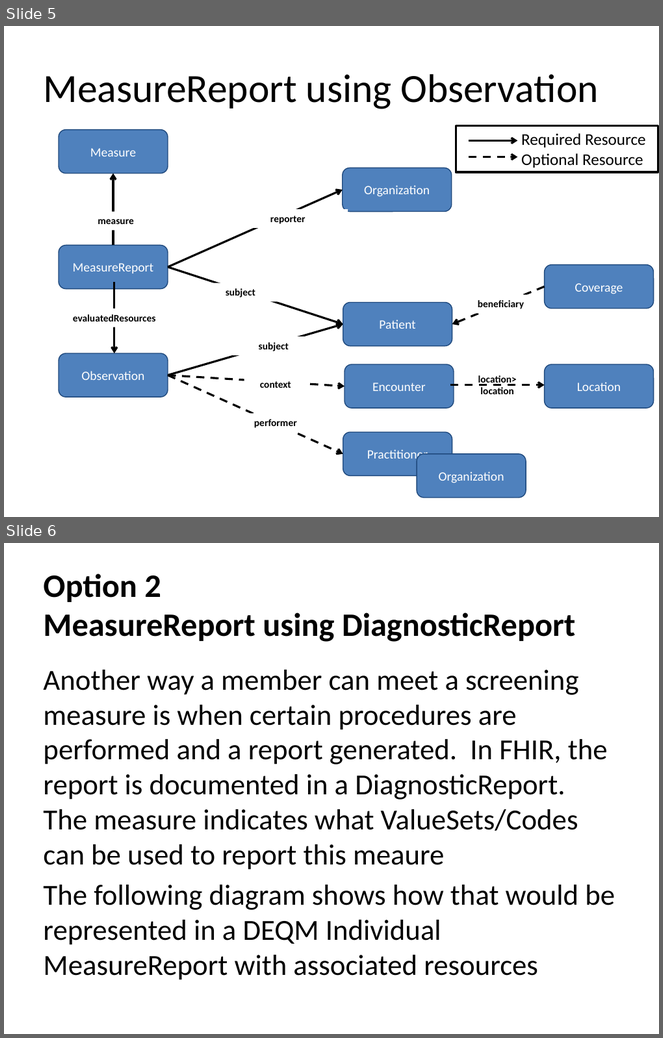
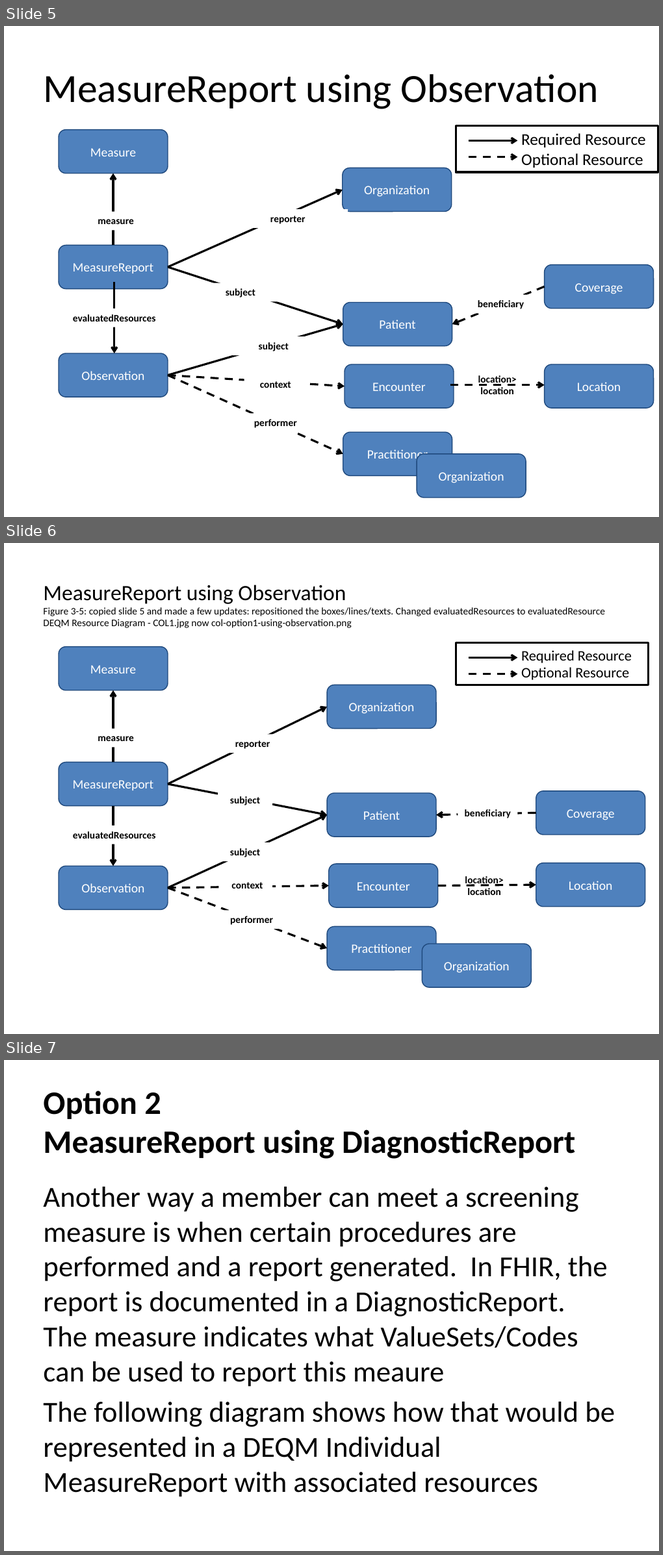
Before and after one commit to HL7/davinci-deqm, a slide deck: input/images/source/DEQM Resource Diagram - COL.pptx. Shown one above the other, each under a label of ours: slides 5 and 6 before the commit, slides 5, 6 and 7 after it. The pictures are 663x1038 and 663x1555 pixels, drawn with LibreOffice and Linux fonts; fonts in the diff are those of the drawing. Boxes give left, top, right and bottom in pixels: in the first picture for what was removed or moved away, otherwise in the second. Text is boxed around its words. In the diff, an @@ line names an element or a change of style, - is before the commit and + after.

Commit message:
updated COL and MRP resources diagrams to reposition and a few edits and for better resolution; also renamed those image files. updated mrp and col mark up file, minor formatting edit to gic page. minor edit to vte1.md to remove a strange symbol

```diff
--- a/input/images/source/DEQM Resource Diagram - COL.pptx
+++ b/input/images/source/DEQM Resource Diagram - COL.pptx
@@ slide 6 added at (4,543,659,1034), background #FFFFFF @@
@@ title added at (43,585,605,628), 11 pt, text #000000 @@
+MeasureReport using Observation
+Figure 3-5: copied slide 5 and made a few updates: repositioned the boxes/lines/texts. Changed evaluatedResources to evaluatedResource
+DEQM Resource Diagram - COL1.jpg now col-option1-using-observation.png
@@ rounded rectangle added at (59,646,168,691), fill #4F81BD, outline #1F497D 1 pt, 14 pt, text #FFFFFF @@
+Measure
@@ rectangle added at (456,643,648,685), outline #000000 2.25 pt, 16 pt, text #000000 @@
+Required Resource
+Optional Resource
@@ arrow added from (469, 657) to (518, 657), #000000 2.25 pt @@
@@ arrow added from (469, 674) to (518, 674), #000000 2.25 pt dashed @@
@@ arrow added from (113, 763) to (113, 691), #000000 2.25 pt @@
@@ rounded rectangle added at (327,685,436,729), fill #4F81BD, outline #1F497D 1 pt, 14 pt, text #FFFFFF @@
+Organization
@@ arrow added from (168, 784) to (327, 707), #000000 2.25 pt @@
@@ text added at (98,736,133,741), 11 pt, text #000000, bold @@
+measure
@@ text added at (235,741,270,749), 11 pt, text #000000, bold @@
+reporter
@@ rounded rectangle added at (59,763,168,806), fill #4F81BD, outline #1F497D 1 pt, 14 pt, text #FFFFFF @@
+MeasureReport
@@ arrow added from (168, 784) to (327, 815), #000000 2.25 pt @@
@@ rounded rectangle added at (327,793,436,837), fill #4F81BD, outline #1F497D 1 pt, 14 pt, text #FFFFFF @@
+Patient
@@ rounded rectangle added at (536,791,646,835), fill #4F81BD, outline #1F497D 1 pt, 14 pt, text #FFFFFF @@
+Coverage
@@ arrow added from (113, 806) to (113, 866), #000000 2.25 pt @@
@@ arrow added from (168, 888) to (327, 815), #000000 2.25 pt @@
@@ text added at (230,797,260,806), 11 pt, text #000000, bold @@
+subject
@@ arrow added from (536, 813) to (436, 815), #000000 2.25 pt dashed @@
@@ text added at (465,809,511,819), 11 pt, text #000000, bold @@
+beneficiary
@@ text added at (73,832,156,839), 11 pt, text #000000, bold @@
+evaluatedResources
@@ text added at (230,849,260,858), 11 pt, text #000000, bold @@
+subject
@@ rounded rectangle added at (59,866,168,910), fill #4F81BD, outline #1F497D 1 pt, 14 pt, text #FFFFFF @@
+Observation
@@ rounded rectangle added at (329,864,438,908), fill #4F81BD, outline #1F497D 1 pt, 14 pt, text #FFFFFF @@
+Encounter
@@ rounded rectangle added at (536,863,646,907), fill #4F81BD, outline #1F497D 1 pt, 14 pt, text #FFFFFF @@
+Location
@@ arrow added from (168, 888) to (329, 886), #000000 2.25 pt dashed @@
@@ arrow added from (168, 888) to (327, 949), #000000 2.25 pt dashed @@
@@ text added at (232,882,263,889), 11 pt, text #000000, bold @@
+context
@@ arrow added from (438, 886) to (536, 885), #000000 2.25 pt dashed @@
@@ text added at (465,876,503,895), 11 pt, text #000000, bold @@
+location>
+location
@@ text added at (230,916,273,925), 11 pt, text #000000, bold @@
+performer
@@ rounded rectangle added at (327,927,436,971), fill #4F81BD, outline #1F497D 1 pt, 14 pt, text #FFFFFF @@
+Practitioner
@@ rounded rectangle added at (422,944,531,988), fill #4F81BD, outline #1F497D 1 pt, 14 pt, text #FFFFFF @@
+Organization
@@ what was slide 6 is now slide 7 @@
```
Also in this commit, not shown: 3 other slides added, 18 other files.
